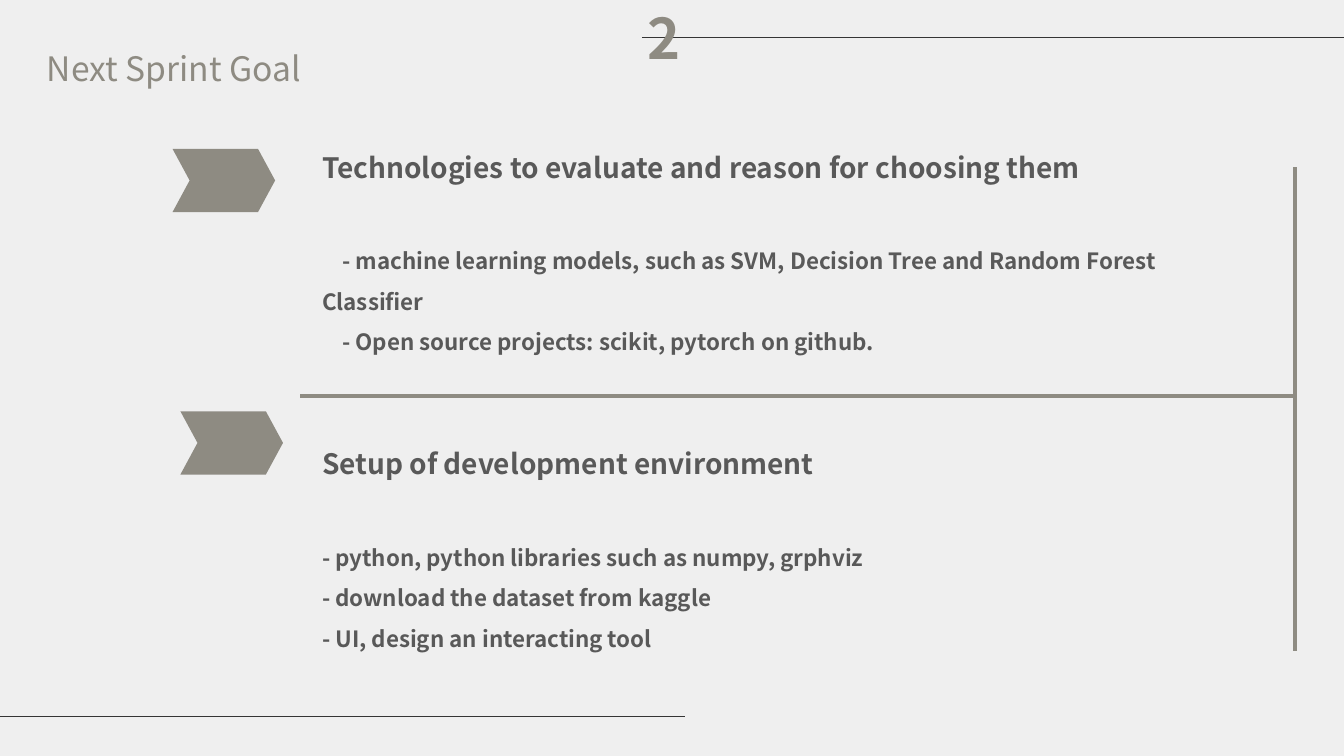
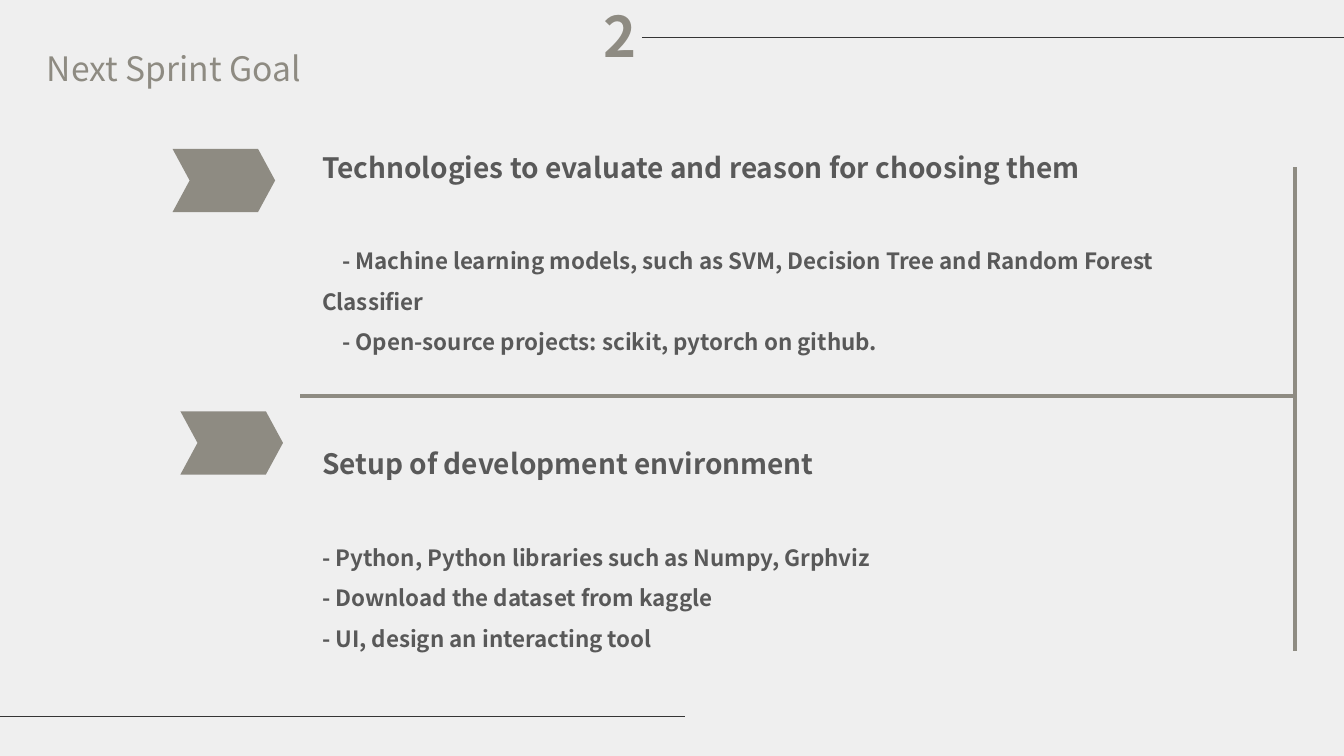
Before and after one commit to licao2998/EC601-A1-04, a slide deck: slide 9 of presentation.pptx. Drawn at 1344x756 pixels with LibreOffice and Linux fonts; fonts in the diff are those of the drawing. Boxes give left, top, right and bottom in pixels: in the first picture for what was removed or moved away, otherwise in the second. Text is boxed around its words. In the diff, an @@ line names an element or a change of style, - is before the commit and + after.

```diff
--- a/presentation.pptx
+++ b/presentation.pptx
@@ text "2": place and size @@
-text "2" at (647, 17, 680, 59)
+text "2" at (604, 15, 637, 57)
@@ text at (322, 251, 1153, 356): text changed @@
-- machine learning models, such as SVM, Decision Tree and Random Forest Classifier
-- Open source projects: scikit, pytorch on github.
+- Machine learning models, such as SVM, Decision Tree and Random Forest Classifier
+- Open-source projects: scikit, pytorch on github.
@@ text at (335, 548, 869, 612): text changed @@
-- python, python libraries such as numpy, grphviz
-- download the dataset from kaggle
+- Python, Python libraries such as Numpy, Grphviz
+- Download the dataset from kaggle
```
Also in this commit, not shown: 7 other slides changed.
